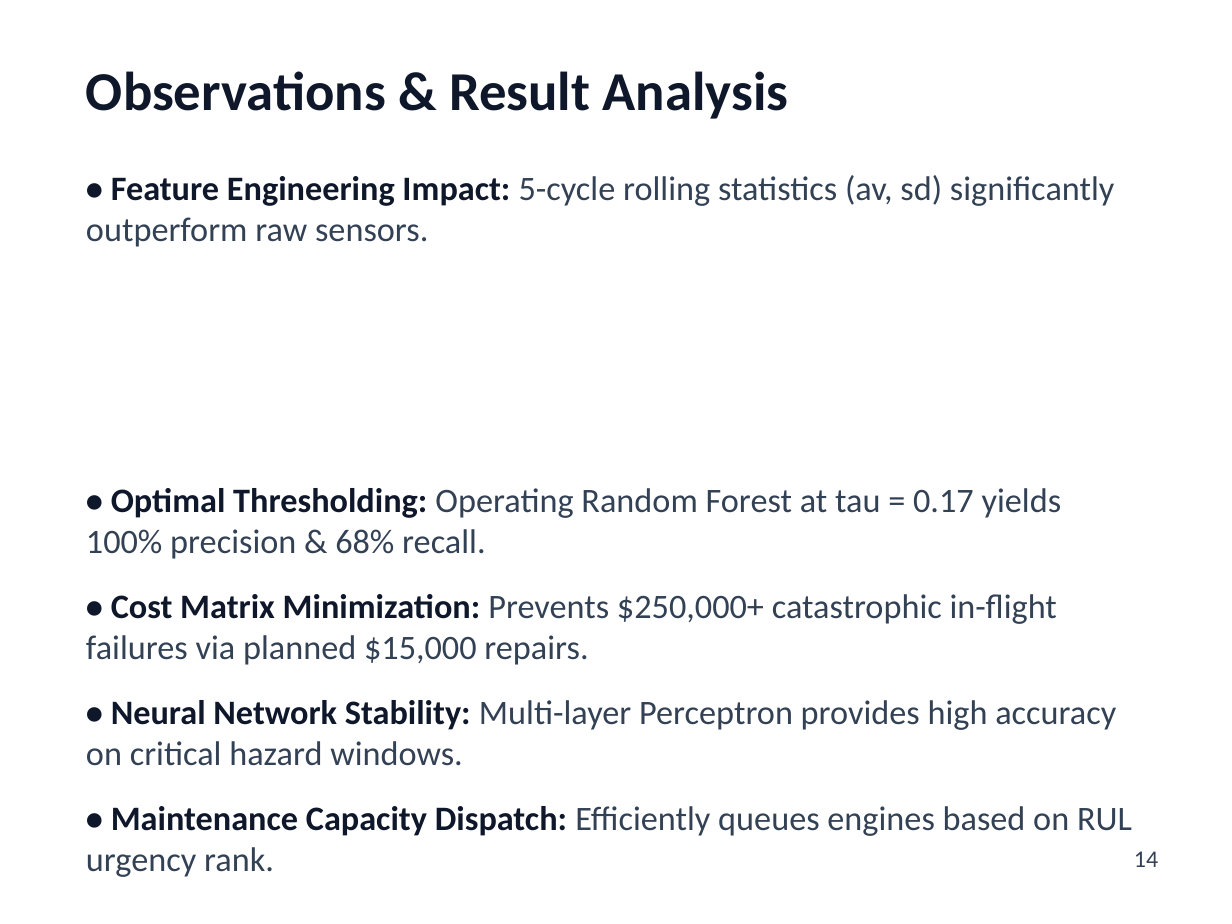
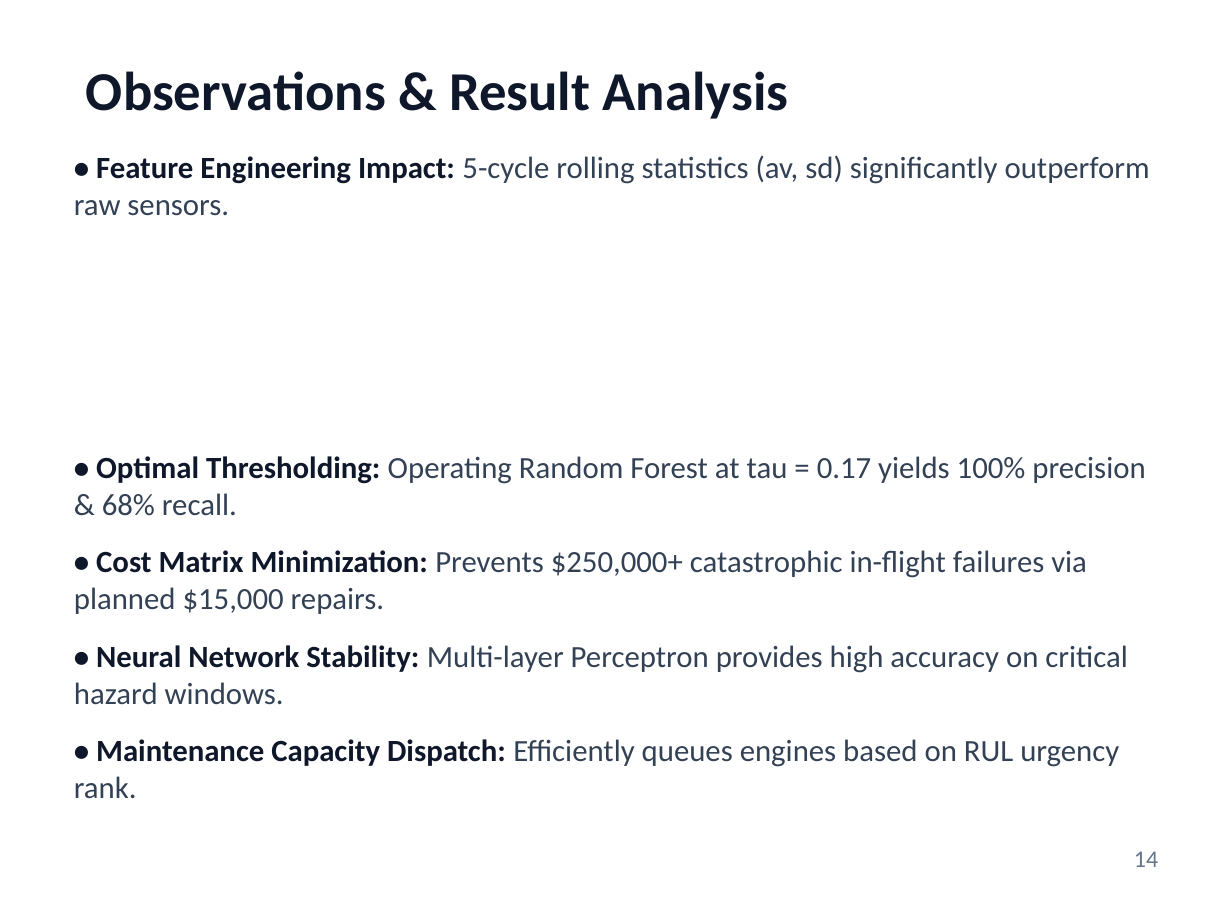
Before and after one commit to PiyushTiwari2051/Predictive-Master, a slide deck: slide 14 of Internship Presentation PPTs Template Final.pptx. Drawn at 1232x924 pixels with LibreOffice and Linux fonts; fonts in the diff are those of the drawing. Boxes give left, top, right and bottom in pixels: in the first picture for what was removed or moved away, otherwise in the second. Text is boxed around its words. In the diff, an @@ line names an element or a change of style, - is before the commit and + after.

Commit message:
Update presentation with Image 4 matching vertical flowchart and zero text box overflow

```diff
--- a/Internship Presentation PPTs Template Final.pptx
+++ b/Internship Presentation PPTs Template Final.pptx
@@ text "• Feature Engineering Impact: 5-cycle ...": place and size @@
-text "• Feature Engineering Impact: 5-cycle ..." at [86, 175, 1132, 877]
+text "• Feature Engineering Impact: 5-cycle ..." at [74, 155, 1150, 799]
@@ text "• Feature Engineering Impact: 5-cycle ..." at [74, 155, 1150, 799]: size 20 to 18 pt; less space between paragraphs @@
@@ text "14" at [1134, 851, 1158, 867]: text colour #334155 to #64748B @@
```
Also in this commit, not shown: 14 other slides changed, 2 other files.
